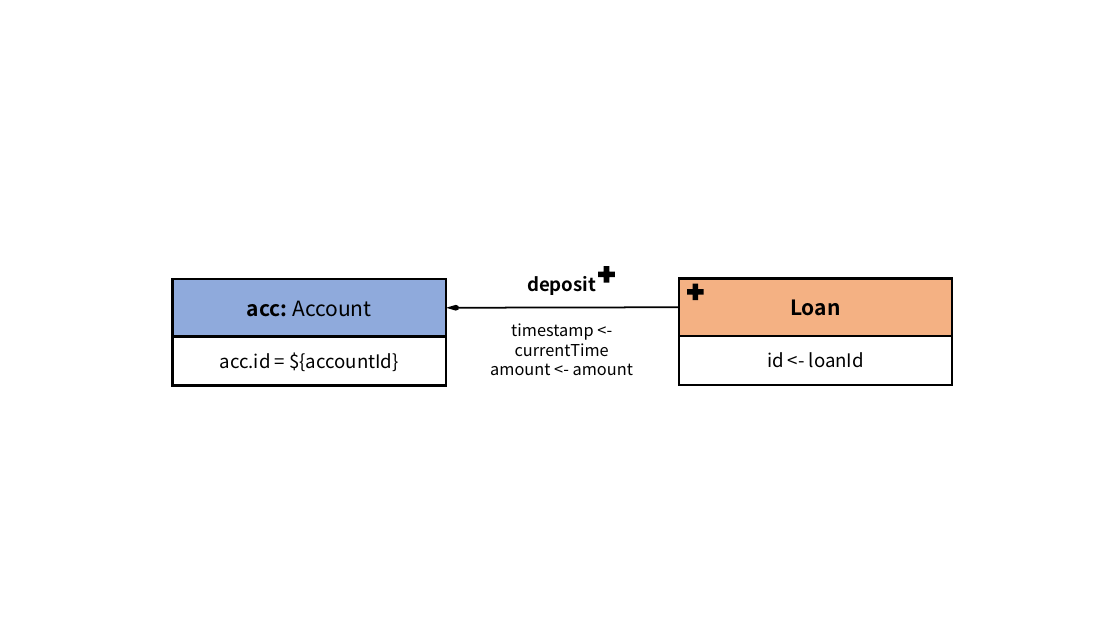
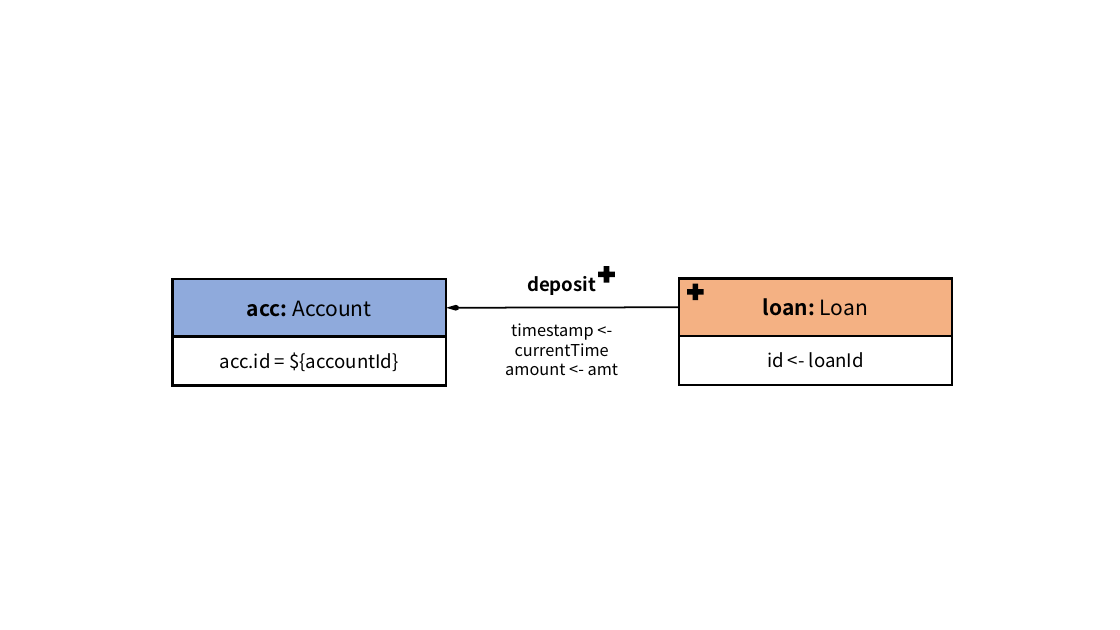
Before and after one commit to ldbc/ldbc_finbench_docs, a slide deck: slide 8 of patterns/transaction-write.pptx. Drawn at 1120x630 pixels with LibreOffice and Linux fonts; fonts in the diff are those of the drawing. Boxes give left, top, right and bottom in pixels: in the first picture for what was removed or moved away, otherwise in the second. Text is boxed around its words. In the diff, an @@ line names an element or a change of style, - is before the commit and + after.

```diff
--- a/patterns/transaction-write.pptx
+++ b/patterns/transaction-write.pptx
@@ text in rectangle at [763, 298, 868, 316]: text changed @@
-Loan
+loan: Loan
@@ text at [505, 363, 619, 375]: text changed @@
-amount <- amount
+amount <- amt
```
Also in this commit, not shown: 43 other files.
